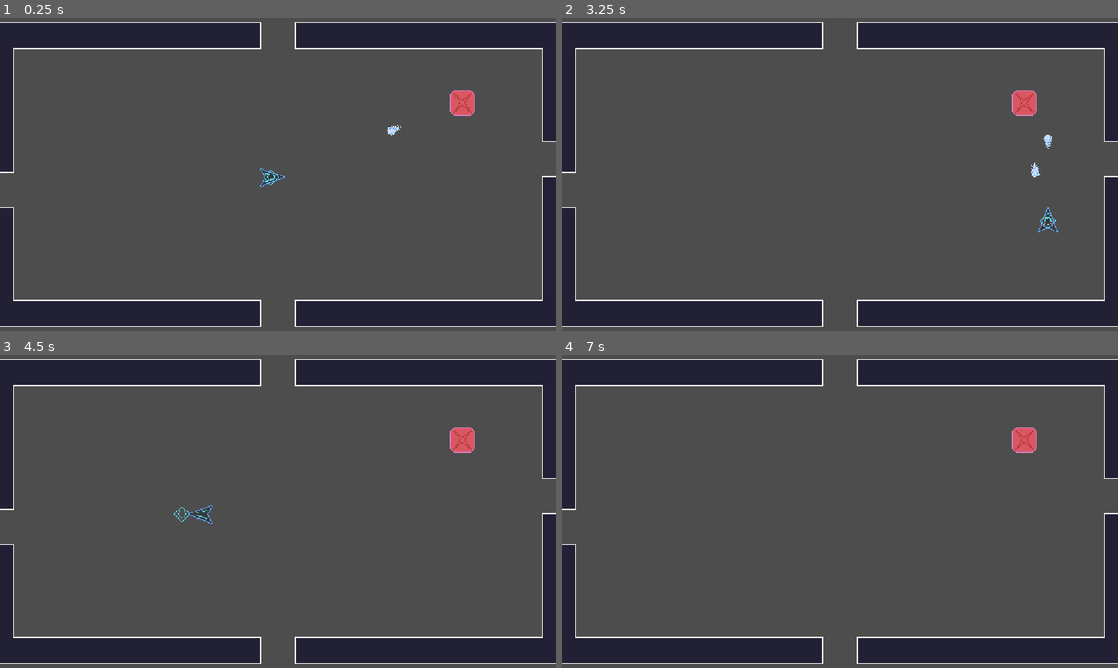
Above: before the commit, frames 1-4 (two rows, left to right).
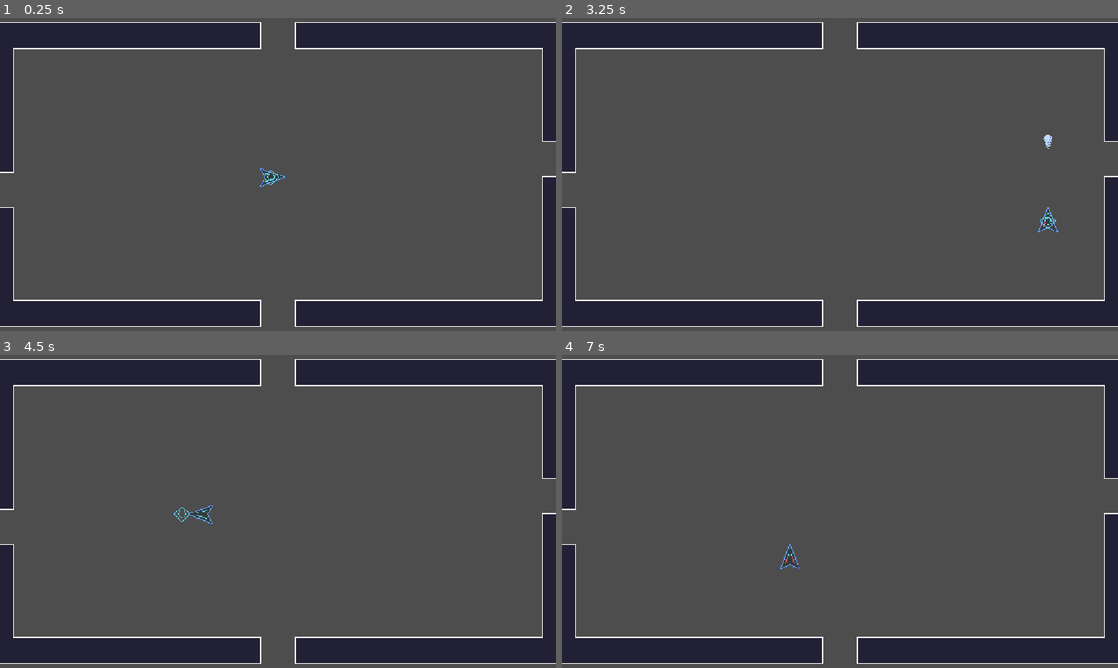
Above: after the commit, the same moments.

Repository: LitaDev-nsfw/Vector
Game: Godot game, scene res://Scenes/game.tscn
Two runs of this game, one before a commit and one after it. Both use one fixed random seed, a clock stepped at 60 frames per second and the inputs below.
Inputs:
- Up to frame 1 (0.25 s): no input
- Up to frame 2 (3.25 s): hold D (move_right) 0.53-1.28 s; tap one key every 0.75 s from 0.6 s: Down (aim_down) Left (aim_left) Right (aim_right) Up (aim_up); hold S (move_down) 1.28-2.03 s; hold D (move_right) 2.03-2.78 s; hold W (move_up) from 2.78 s (still down)
- Up to frame 3 (4.5 s): release W (move_up) at 3.53 s; hold A (move_left) from 3.53 s (still down); tap X (dash) at 3.6 s; tap C (parry) at 4.35 s
- Up to frame 4 (7 s): release A (move_left) at 5.03 s; hold S (move_down) 5.03-5.78 s; tap Down (aim_down) at 5.1 s; hold D (move_right) 5.78-6.53 s; tap Left (aim_left) at 5.85 s; hold W (move_up) from 6.53 s (still down); tap Right (aim_right) at 6.6 s

The runs differ from the first frame. In frame 1, 0.4% of the frame differs, in the area x 69-86%, y 23-38%; in frame 2, 0.4%; in frame 3, 0.3%; in frame 4, 0.5%, in the area x 39-86%, y 23-69%.

Commit message:
normal maps SUCK

Diff:
--- a/Scenes/game.tscn
+++ b/Scenes/game.tscn
@@ -7,7 +7,6 @@
 [ext_resource type="Script" uid="uid://lglu1qtsh6am" path="res://Data/Scripts/States/Player States/attack.gd" id="3_1l0tm"]
 [ext_resource type="Texture2D" uid="uid://ckgv6jv2hjgtd" path="res://Assets/Sprites/thruster.png" id="3_wrm1d"]
 [ext_resource type="Script" uid="uid://cmqtvl2dej403" path="res://Data/Scripts/States/Player States/idle.gd" id="4_1l0tm"]
-[ext_resource type="PackedScene" uid="uid://b67xlson8puyh" path="res://Scenes/enemy.tscn" id="4_1phco"]
 [ext_resource type="Script" uid="uid://cglohlwl1myex" path="res://Data/Scripts/States/Player States/move.gd" id="5_1l0tm"]
 [ext_resource type="Shader" uid="uid://bgn2qiarsaxxu" path="res://Assets/Resources/Shaders/normal_map.gdshader" id="7_o5yvi"]
 [ext_resource type="Texture2D" uid="uid://buglw34iow0ii" path="res://Assets/Sprites/player_normals_sheet.png" id="8_rku1e"]
@@ -359,25 +358,6 @@
 tile_map_data = PackedByteArray("AAD2//n/AAACAAAAAAD3//n/AAAAAAEAAAD4//n/AAAAAAEAAAD5//n/AAAAAAEAAAD6//n/AAAAAAEAAAD7// …(720 unchanged characters)…
 tile_set = SubResource("TileSet_85qyi")
 
-[node name="Sentry" parent="Level/Room" unique_id=1631603036 instance=ExtResource("4_1phco")]
-position = Vector2(175, -138)
-health = 100000.0
-
-[node name="Sentry2" parent="Level/Room" unique_id=382466428 instance=ExtResource("4_1phco")]
-position = Vector2(-215, -140)
-health = -5.0
-attack_delay = 1.0
-
-[node name="Sentry3" parent="Level/Room" unique_id=1432654820 instance=ExtResource("4_1phco")]
-position = Vector2(174, 16)
-health = -5.0
-attack_delay = 1.0
-
-[node name="Sentry4" parent="Level/Room" unique_id=817890794 instance=ExtResource("4_1phco")]
-position = Vector2(-218, 36)
-health = -5.0
-attack_delay = 1.0
-
 [node name="Player" type="CharacterBody2D" parent="Level" unique_id=1183994837 groups=["Player"]]
 position = Vector2(-23, -61)
 script = ExtResource("1_ebmjs")
Binary file added: Assets/Sprites/background.ase
Binary file added: Assets/Sprites/background.png
Not shown, added: Assets/Sprites/background.png.import
Binary file changed: Assets/Sprites/walls.ase
Binary file changed: Assets/Sprites/walls_normals.png
